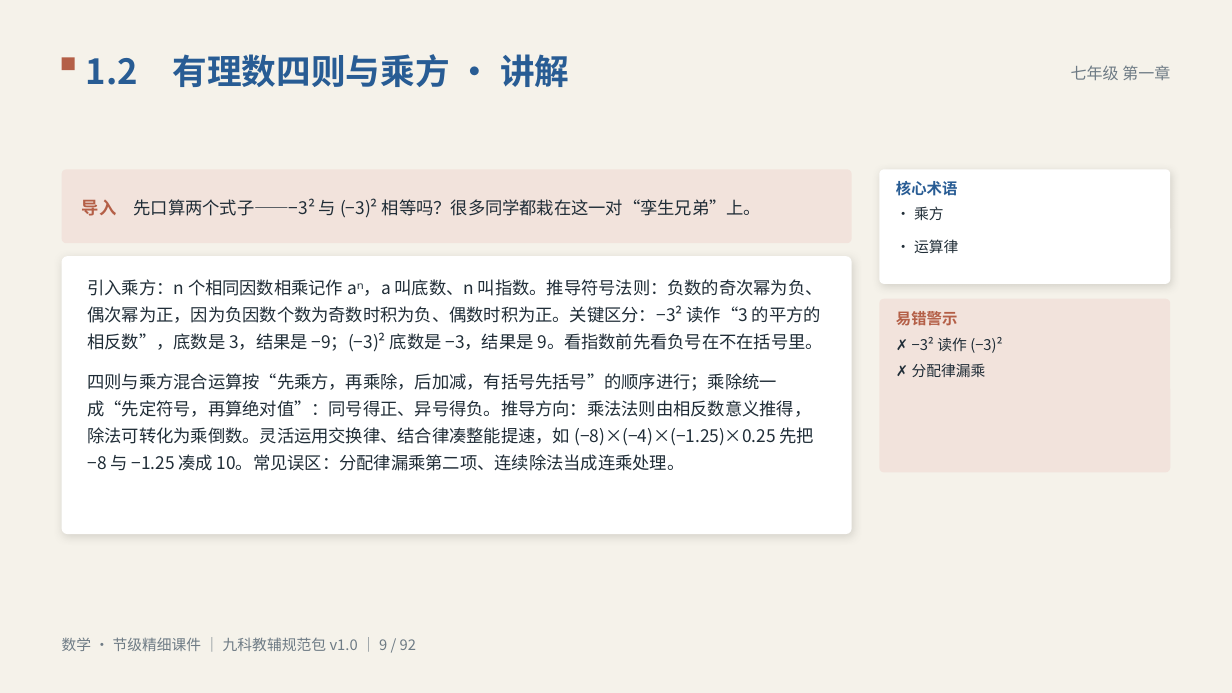
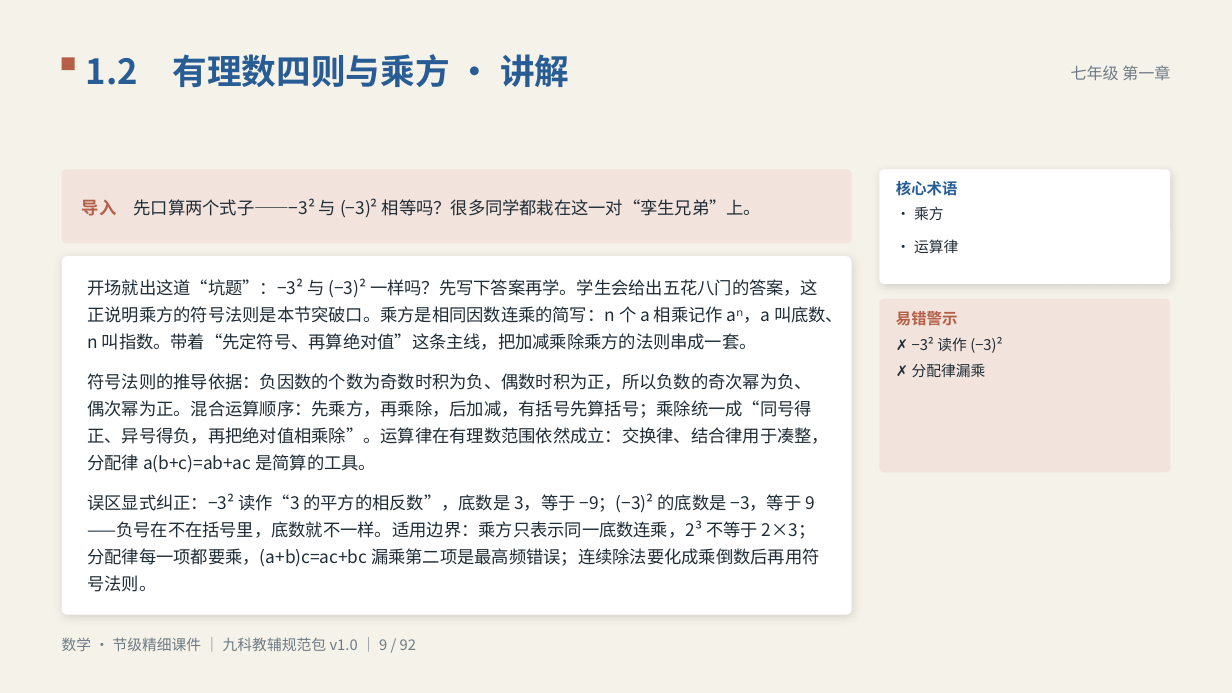
Before and after one commit to vimalinx/jiajiao-courseware, a slide deck: slide 9 of pptx/数学·节级精细讲解课件.pptx. Drawn at 1232x693 pixels with LibreOffice and Linux fonts; fonts in the diff are those of the drawing. Boxes give left, top, right and bottom in pixels: in the first picture for what was removed or moved away, otherwise in the second. Text is boxed around its words. In the diff, an @@ line names an element or a change of style, - is before the commit and + after.

```diff
--- a/pptx/数学·节级精细讲解课件.pptx
+++ b/pptx/数学·节级精细讲解课件.pptx
@@ rounded rectangle: place and size @@
-rounded rectangle at [62, 256, 852, 534]
+rounded rectangle at [62, 256, 852, 615]
@@ rounded rectangle at [62, 256, 852, 615]: proportions changed @@
@@ text at [87, 278, 843, 592]: text changed @@
-引入乘方：n 个相同因数相乘记作 aⁿ，a 叫底数、n 叫指数。推导符号法则：负数的奇次幂为负、偶次幂为正，因为负因数个数为奇数时积为负、偶数时积为正。关键区分：−3² 读作“3 的平方的相反数”，底数是 3，结果是 −9；(−3)² 底数是 −3，结果是 9。看指数前先看负号在不在括号里。
-四则与乘方混合运算按“先乘方，再乘除，后加减，有括号先括号”的顺序进行；乘除统一成“先定符号，再算绝对值”：同号得正、异号得负。推导方向：乘法法则由相反数意义推得，除法可转化为乘倒数。灵活运用交换律、结合律凑整能提速，如 (−8)×(−4)×(−1.25)×0.25 先把 −8 与 −1.25 凑成 10。常见误区：分配律漏乘第二项、连续除法当成连乘处理。
+开场就出这道“坑题”：−3² 与 (−3)² 一样吗？先写下答案再学。学生会给出五花八门的答案，这正说明乘方的符号法则是本节突破口。乘方是相同因数连乘的简写：n 个 a 相乘记作 aⁿ，a 叫底数、n 叫指数。带着“先定符号、再算绝对值”这条主线，把加减乘除乘方的法则串成一套。
+符号法则的推导依据：负因数的个数为奇数时积为负、偶数时积为正，所以负数的奇次幂为负、偶次幂为正。混合运算顺序：先乘方，再乘除，后加减，有括号先算括号；乘除统一成“同号得正、异号得负，再把绝对值相乘除”。运算律在有理数范围依然成立：交换律、结合律用于凑整，分配律 a(b+c)=ab+ac 是简算的工具。
+误区显式纠正：−3² 读作“3 的平方的相反数”，底数是 3，等于 −9；(−3)² 的底数是 −3，等于 9——负号在不在括号里，底数就不一样。适用边界：乘方只表示同一底数连乘，2³ 不等于 2×3；分配律每一项都要乘，(a+b)c=ac+bc 漏乘第二项是最高频错误；连续除法要化成乘倒数后再用符号法则。
```
Also in this commit, not shown: 37 other slides changed, 34 other files.
